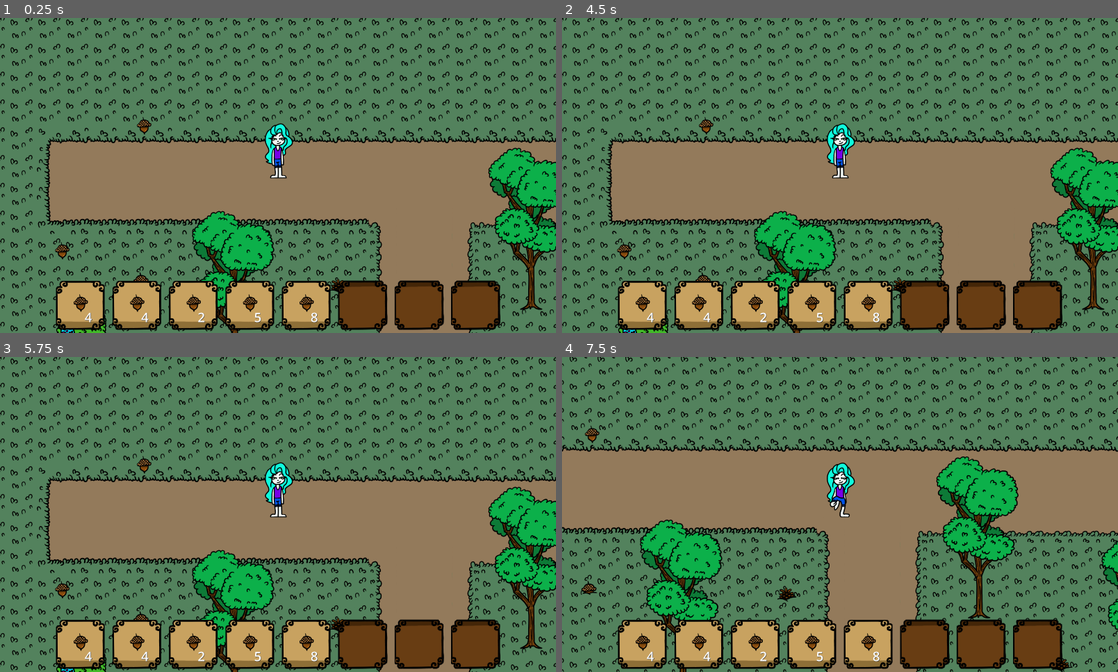
Above: before the commit, frames 1-4 (two rows, left to right).
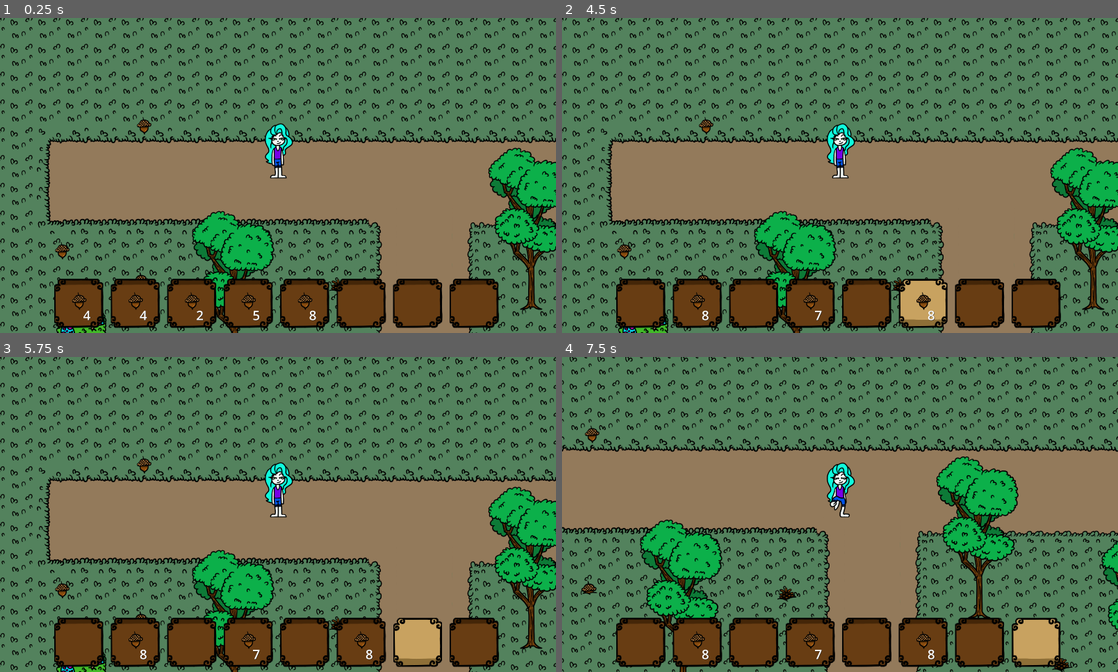
Above: after the commit, the same moments.

Repository: KenzieLippa/nedialFalls
Game: Godot game, scene res://Scenes/Test.tscn
Same seed, same stepped clock (60 frames per second), same inputs: the game is played once before the commit and once after it.
Inputs (mouse positions are in pixels of both pictures, inside the frame that each line leads up to; where the layout moved, square brackets give the same spot in the first picture):
- Up to frame 1 (0.25 s): no input
- Up to frame 2 (4.5 s): click (639, 304) at 0.5 s; click (695, 304) [701, 304] at 1.25 s; click (751, 304) [756, 304] at 2 s; click (812, 304) at 2.75 s; click (867, 304) at 3.5 s; click (923, 304) at 4.25 s
- Up to frame 3 (5.75 s): click (417, 643) at 5 s
- Up to frame 4 (7.5 s): click (1034, 643) [1040, 643] at 5.75 s; tap Enter at 6.5 s; move the mouse to (962, 498) at 6.52 s; hold D (move_right) 6.53-7.28 s; right-click (962, 498) at 6.6 s; move the mouse to (728, 530) at 7.27 s; hold S (move_down) from 7.28 s (still down); right-click (728, 530) at 7.35 s

The runs differ from the first frame. In frame 1, 8.1% of the frame differs, in the area x 9-90%, y 82-100%; in frame 2, 9.0%; in frame 3, 9.1%; in frame 4, 9.2%.

Commit message:
fixed inventory

Diff:
--- /dev/null
+++ b/Scenes/GUI/Inventory.gd
@@ -0,0 +1,11 @@
+extends GridContainer
+class_name InventoryBar
+
+# Called when the node enters the scene tree for the first time.
+func _ready():
+	pass # Replace with function body.
+
+
+# Called every frame. 'delta' is the elapsed time since the previous frame.
+func _process(delta):
+	pass
--- a/Scenes/GUI/Slot.gd
+++ b/Scenes/GUI/Slot.gd
@@ -6,17 +6,25 @@
 @onready var inventory = preload("res://Scripts/playerInventory.tres")
 var itemStackGui : ItemStackGui
 var index : int
-
+var parent_node = null #no parent by default
+#get the parent in the ready function
+func _ready():
+	parent_node = get_parent()
+	#if is_instance_valid(parent_node):
+		#isHotbar()
 func insert(isg):
 	itemStackGui = isg
-	background.frame = 0
+	#background.frame = 0
 	#add as a child
 
 	container.add_child(itemStackGui)
 
 	#reasons to not call
-	if !itemStackGui.inventorySlot || inventory.slots[index] == itemStackGui.inventorySlot: return
-	inventory.insertSlot(index, itemStackGui.inventorySlot)
+	#isHotbar()
+	if is_instance_valid(parent_node):
+		if isHotbar():
+			if !itemStackGui.inventorySlot || inventory.slots[index] == itemStackGui.inventorySlot: return
+			inventory.insertSlot(index, itemStackGui.inventorySlot, inventory.slots)
 
 
 
@@ -24,12 +32,27 @@
 	var item = itemStackGui
 
 	#also call remove slot
-	inventory.removeSlot(itemStackGui.inventorySlot)
+	inventory.removeSlot(itemStackGui.inventorySlot, inventory.slots)
 	container.remove_child(itemStackGui)
 	itemStackGui = null
-	background.frame = 1
+	#background.frame = 0
 	return item
 
 
 func isEmpty():
 	return !itemStackGui
+
+func isHotbar():
+	if parent_node is HotbarSlot:
+		#print("parent is hotbar")
+		return true
+	elif parent_node is InventoryBar:
+		#print("parent is inventory slot")
+		return false
+	#will need to be changed if this gets messed up, potentially look for a way to standardize it
+
+func selected():
+	background.frame = 0
+
+func deselect():
+	background.frame = 1
--- a/Scenes/GUI/inventory_gui.gd
+++ b/Scenes/GUI/inventory_gui.gd
@@ -3,19 +3,24 @@
 signal opened
 signal closed
 var isOpen = false
+var selected_button: Button = null
 
 #preload the inventory, can load a resource in multiple places
 @onready var inventory: Inventory = preload("res://Scripts/playerInventory.tres")
 
 @onready var itemStackGuiClass = preload("res://Scenes/Items/ItemStackGUI.tscn")
-@onready var hotbar_slots = $NinePatchRect/HotbarSlots.get_children()
+@onready var hotbar_slots = $Hotbar.get_children()
+
+#@onready var hotbar_slots = $NinePatchRect/HotbarSlots.get_children()
+@onready var inventory_window = $InventoryWindow
 
 #get all the children slots
-@onready var slots: Array = hotbar_slots + $NinePatchRect/GridContainer.get_children()
+@onready var slots: Array = hotbar_slots + $InventoryWindow/GridContainer.get_children()
 
 var itemInHand: ItemStackGui
 var oldIndex: int = -1
 var locked = false
+var i : int
 
 func _ready():
 	connectSlots()
@@ -46,12 +51,12 @@
 		itemStackGui.inventorySlot = inventorySlot
 		itemStackGui.update()
 func open():
-	visible = true
+	inventory_window.visible = true
 	isOpen = true
 	opened.emit()
 
 func close():
-	visible = false
+	inventory_window.visible = false
 	isOpen = false
 	closed.emit()
 
@@ -60,6 +65,13 @@
 #recieve button signal want to figure out which button cliccked
 func onSlotClicked(slot):
 	if locked: return
+	#see if our current selected button is the selected button
+	if selected_button != slot and selected_button != null:
+		#deselect old button
+		selected_button.deselect()
+	#select new button
+	selected_button = slot
+	selected_button.selected()
 	if slot.isEmpty():
 		if !itemInHand: return
 
--- a/Scenes/GUI/inventory_gui.tscn
+++ b/Scenes/GUI/inventory_gui.tscn
@@ -1,8 +1,10 @@
-[gd_scene load_steps=4 format=3 uid="uid://cnagahn5mbxe0"]
+[gd_scene load_steps=6 format=3 uid="uid://cnagahn5mbxe0"]
 
 [ext_resource type="Texture2D" uid="uid://ba7dxifqd3ste" path="res://Sprites/UI/SmileTextbox.png" id="1_8e3g2"]
 [ext_resource type="Script" path="res://Scenes/GUI/inventory_gui.gd" id="1_ub1fj"]
 [ext_resource type="PackedScene" uid="uid://cu003h3xoi7ok" path="res://Scenes/GUI/Slot.tscn" id="2_qpilf"]
+[ext_resource type="Script" path="res://Scenes/GUI/Inventory.gd" id="3_3jcxa"]
+[ext_resource type="PackedScene" uid="uid://bfs8r3bxd8bpw" path="res://Scripts/hotbar.tscn" id="4_267e0"]
 
 [node name="InventoryGui" type="Control"]
 custom_minimum_size = Vector2(2199, 967)
@@ -12,7 +14,7 @@
 offset_bottom = 967.0
 script = ExtResource("1_ub1fj")
 
-[node name="NinePatchRect" type="NinePatchRect" parent="."]
+[node name="InventoryWindow" type="NinePatchRect" parent="."]
 layout_mode = 0
 offset_right = 2211.0
 offset_bottom = 944.0
@@ -22,96 +24,97 @@
 patch_margin_right = 30
 patch_margin_bottom = 32
 
-[node name="HotbarSlots" type="HBoxContainer" parent="NinePatchRect"]
-layout_mode = 0
-offset_left = 71.0
-offset_top = 78.0
-offset_right = 2147.0
-offset_bottom = 334.0
-
-[node name="Slot" parent="NinePatchRect/HotbarSlots" instance=ExtResource("2_qpilf")]
-layout_mode = 2
-
-[node name="Slot2" parent="NinePatchRect/HotbarSlots" instance=ExtResource("2_qpilf")]
-layout_mode = 2
-
-[node name="Slot3" parent="NinePatchRect/HotbarSlots" instance=ExtResource("2_qpilf")]
-layout_mode = 2
-
-[node name="Slot4" parent="NinePatchRect/HotbarSlots" instance=ExtResource("2_qpilf")]
-layout_mode = 2
-
-[node name="Slot5" parent="NinePatchRect/HotbarSlots" instance=ExtResource("2_qpilf")]
-layout_mode = 2
-
-[node name="Slot6" parent="NinePatchRect/HotbarSlots" instance=ExtResource("2_qpilf")]
-layout_mode = 2
-
-[node name="Slot7" parent="NinePatchRect/HotbarSlots" instance=ExtResource("2_qpilf")]
-layout_mode = 2
-
-[node name="Slot8" parent="NinePatchRect/HotbarSlots" instance=ExtResource("2_qpilf")]
-layout_mode = 2
-
-[node name="GridContainer" type="GridContainer" parent="NinePatchRect"]
+[node name="GridContainer" type="GridContainer" parent="InventoryWindow"]
 layout_mode = 1
 anchors_preset = 8
 anchor_left = 0.5
 anchor_top = 0.5
 anchor_right = 0.5
 anchor_bottom = 0.5
-offset_left = -1033.5
-offset_top = -106.0
-offset_right = 1052.5
-offset_bottom = 706.0
+offset_left = -1032.5
+offset_top = -417.0
+offset_right = 1053.5
+offset_bottom = 395.0
 grow_horizontal = 2
 grow_vertical = 2
 columns = 8
+script = ExtResource("3_3jcxa")
 
-[node name="Slot9" parent="NinePatchRect/GridContainer" instance=ExtResource("2_qpilf")]
+[node name="Slot" parent="InventoryWindow/GridContainer" instance=ExtResource("2_qpilf")]
 layout_mode = 2
 
-[node name="Slot10" parent="NinePatchRect/GridContainer" instance=ExtResource("2_qpilf")]
+[node name="Slot2" parent="InventoryWindow/GridContainer" instance=ExtResource("2_qpilf")]
 layout_mode = 2
 
-[node name="Slot11" parent="NinePatchRect/GridContainer" instance=ExtResource("2_qpilf")]
+[node name="Slot3" parent="InventoryWindow/GridContainer" instance=ExtResource("2_qpilf")]
 layout_mode = 2
 
-[node name="Slot12" parent="NinePatchRect/GridContainer" instance=ExtResource("2_qpilf")]
+[node name="Slot4" parent="InventoryWindow/GridContainer" instance=ExtResource("2_qpilf")]
 layout_mode = 2
 
-[node name="Slot13" parent="NinePatchRect/GridContainer" instance=ExtResource("2_qpilf")]
+[node name="Slot5" parent="InventoryWindow/GridContainer" instance=ExtResource("2_qpilf")]
 layout_mode = 2
 
-[node name="Slot14" parent="NinePatchRect/GridContainer" instance=ExtResource("2_qpilf")]
+[node name="Slot6" parent="InventoryWindow/GridContainer" instance=ExtResource("2_qpilf")]
 layout_mode = 2
 
-[node name="Slot15" parent="NinePatchRect/GridContainer" instance=ExtResource("2_qpilf")]
+[node name="Slot7" parent="InventoryWindow/GridContainer" instance=ExtResource("2_qpilf")]
 layout_mode = 2
 
-[node name="Slot16" parent="NinePatchRect/GridContainer" instance=ExtResource("2_qpilf")]
+[node name="Slot8" parent="InventoryWindow/GridContainer" instance=ExtResource("2_qpilf")]
 layout_mode = 2
 
-[node name="Slot17" parent="NinePatchRect/GridContainer" instance=ExtResource("2_qpilf")]
+[node name="Slot9" parent="InventoryWindow/GridContainer" instance=ExtResource("2_qpilf")]
 layout_mode = 2
 
-[node name="Slot18" parent="NinePatchRect/GridContainer" instance=ExtResource("2_qpilf")]
+[node name="Slot10" parent="InventoryWindow/GridContainer" instance=ExtResource("2_qpilf")]
 layout_mode = 2
 
-[node name="Slot19" parent="NinePatchRect/GridContainer" instance=ExtResource("2_qpilf")]
+[node name="Slot11" parent="InventoryWindow/GridContainer" instance=ExtResource("2_qpilf")]
 layout_mode = 2
 
-[node name="Slot20" parent="NinePatchRect/GridContainer" instance=ExtResource("2_qpilf")]
+[node name="Slot12" parent="InventoryWindow/GridContainer" instance=ExtResource("2_qpilf")]
 layout_mode = 2
 
-[node name="Slot21" parent="NinePatchRect/GridContainer" instance=ExtResource("2_qpilf")]
+[node name="Slot13" parent="InventoryWindow/GridContainer" instance=ExtResource("2_qpilf")]
 layout_mode = 2
 
-[node name="Slot22" parent="NinePatchRect/GridContainer" instance=ExtResource("2_qpilf")]
+[node name="Slot14" parent="InventoryWindow/GridContainer" instance=ExtResource("2_qpilf")]
 layout_mode = 2
 
-[node name="Slot23" parent="NinePatchRect/GridContainer" instance=ExtResource("2_qpilf")]
+[node name="Slot15" parent="InventoryWindow/GridContainer" instance=ExtResource("2_qpilf")]
 layout_mode = 2
 
-[node name="Slot24" parent="NinePatchRect/GridContainer" instance=ExtResource("2_qpilf")]
+[node name="Slot16" parent="InventoryWindow/GridContainer" instance=ExtResource("2_qpilf")]
 layout_mode = 2
+
+[node name="Slot17" parent="InventoryWindow/GridContainer" instance=ExtResource("2_qpilf")]
+layout_mode = 2
+
+[node name="Slot18" parent="InventoryWindow/GridContainer" instance=ExtResource("2_qpilf")]
+layout_mode = 2
+
+[node name="Slot19" parent="InventoryWindow/GridContainer" instance=ExtResource("2_qpilf")]
+layout_mode = 2
+
+[node name="Slot20" parent="InventoryWindow/GridContainer" instance=ExtResource("2_qpilf")]
+layout_mode = 2
+
+[node name="Slot21" parent="InventoryWindow/GridContainer" instance=ExtResource("2_qpilf")]
+layout_mode = 2
+
+[node name="Slot22" parent="InventoryWindow/GridContainer" instance=ExtResource("2_qpilf")]
+layout_mode = 2
+
+[node name="Slot23" parent="InventoryWindow/GridContainer" instance=ExtResource("2_qpilf")]
+layout_mode = 2
+
+[node name="Slot24" parent="InventoryWindow/GridContainer" instance=ExtResource("2_qpilf")]
+layout_mode = 2
+
+[node name="Hotbar" parent="." instance=ExtResource("4_267e0")]
+layout_mode = 0
+offset_left = 54.0
+offset_top = 943.0
+offset_right = 2130.0
+offset_bottom = 1199.0
--- a/Scenes/Items/CollectableParent.gd
+++ b/Scenes/Items/CollectableParent.gd
@@ -4,5 +4,5 @@
 #so that we can tie it to its resource
 
 func collect(inventory: Inventory):
-	inventory.insert(itemRes)
+	inventory.insert(itemRes, inventory.slots)
 	queue_free()
--- a/Scenes/Test.tscn
+++ b/Scenes/Test.tscn
@@ -12,7 +12,6 @@
 [ext_resource type="PackedScene" uid="uid://cnagahn5mbxe0" path="res://Scenes/GUI/inventory_gui.tscn" id="10_7gby8"]
 [ext_resource type="Script" path="res://Scenes/GUI.gd" id="10_gfm1o"]
 [ext_resource type="PackedScene" uid="uid://dmswx8u6tp14d" path="res://Scenes/Items/acorn.tscn" id="12_ad46a"]
-[ext_resource type="PackedScene" uid="uid://bfs8r3bxd8bpw" path="res://Scripts/hotbar.tscn" id="12_rityy"]
 
 [node name="Node2D" type="Node2D"]
 
@@ -85,19 +84,6 @@
 grow_horizontal = 2
 grow_vertical = 2
 
-[node name="Hotbar" parent="GUI" instance=ExtResource("12_rityy")]
-anchors_preset = 7
-anchor_left = 0.5
-anchor_top = 1.0
-anchor_right = 0.5
-anchor_bottom = 1.0
-offset_left = -1038.0
-offset_top = -256.0
-offset_right = 1038.0
-offset_bottom = 0.0
-grow_horizontal = 2
-grow_vertical = 0
-
 [node name="Acorn" parent="." instance=ExtResource("12_ad46a")]
 position = Vector2(-391, 1588)
 
--- a/Scripts/HotbarSlot.gd
+++ b/Scripts/HotbarSlot.gd
@@ -7,11 +7,11 @@
 func update_to_slot(slot):
 	if !slot.item:
 		itemStackGui.visible = false
-		background.frame = 1
+		#background.frame = 1
 		return
 
 	itemStackGui.inventorySlot = slot
 	itemStackGui.update()
 	itemStackGui.visible = true
 
-	background.frame = 0
+	#background.frame = 0
--- a/Scripts/Inventory.gd
+++ b/Scripts/Inventory.gd
@@ -4,10 +4,12 @@
 class_name Inventory
 
 signal updated
+const InventorySlot = preload("res://Scripts/InventorySlot.gd")
+@export var slots: Array[InventorySlot]
+#i dont think im using this currently
+#@export var hotbarSlots: Array[InventorySlot]
 
-@export var slots: Array[InventorySlot]
-
-func insert(item : InventoryItem):
+func insert(item : InventoryItem, slotType):
 	#garbage method
 	#for slot in slots:
 		##check if in slot
@@ -33,7 +35,7 @@
 			#slots[i].amount = 1
 			#updated.emit()
 			#return
-	var itemSlots = slots.filter(func(slot):return slot.item == item && slot.amount < slot.item.maxPerSlot)
+	var itemSlots = slotType.filter(func(slot):return slot.item == item && slot.amount < slot.item.maxPerSlot)
 	if !itemSlots.is_empty():
 		itemSlots[0].amount +=1
 	else:
@@ -44,15 +46,15 @@
 
 	updated.emit()
 
-func removeSlot(inventorySlot):
-	var index = slots.find(inventorySlot)
+func removeSlot(inventorySlot, slotType):
+	var index = slotType.find(inventorySlot)
 	if index < 0: return #not there
 
-	slots[index] = InventorySlot.new()
+	slotType[index] = InventorySlot.new()
 	updated.emit()
 
-func insertSlot(index, inventorySlot):
+func insertSlot(index, inventorySlot, slotType):
 	#var oldIndex = slots.find(inventorySlot)
 	#removeItemAtIndex(oldIndex)
-	slots[index] = inventorySlot
+	slotType[index] = inventorySlot
 	updated.emit()
--- a/Scripts/hotbar.gd
+++ b/Scripts/hotbar.gd
@@ -1,7 +1,9 @@
 extends HBoxContainer
 
+class_name HotbarSlot
 @onready var inventory = preload("res://Scripts/playerInventory.tres")
 @onready var slots : Array = get_children()
+
 # Called when the node enters the scene tree for the first time.
 func _ready():
 	update() # Replace with function body.
@@ -11,4 +13,4 @@
 func update():
 	for i in range(slots.size()):
 		var inventory_slot = inventory.slots[i]
-		slots[i].update_to_slot(inventory_slot)
+		#slots[i].update_to_slot(inventory_slot)
--- a/Scripts/hotbar.tscn
+++ b/Scripts/hotbar.tscn
@@ -1,33 +1,33 @@
 [gd_scene load_steps=3 format=3 uid="uid://bfs8r3bxd8bpw"]
 
 [ext_resource type="Script" path="res://Scripts/hotbar.gd" id="1_babjm"]
-[ext_resource type="PackedScene" uid="uid://conxtfa6dbeih" path="res://Scripts/HotbarSlot.tscn" id="1_v08hn"]
+[ext_resource type="PackedScene" uid="uid://cu003h3xoi7ok" path="res://Scenes/GUI/Slot.tscn" id="1_f1gwi"]
 
 [node name="Hotbar" type="HBoxContainer"]
 offset_right = 40.0
 offset_bottom = 40.0
 script = ExtResource("1_babjm")
 
-[node name="Slot" parent="." instance=ExtResource("1_v08hn")]
+[node name="Slot" parent="." instance=ExtResource("1_f1gwi")]
 layout_mode = 2
 
-[node name="Slot2" parent="." instance=ExtResource("1_v08hn")]
+[node name="Slot2" parent="." instance=ExtResource("1_f1gwi")]
 layout_mode = 2
 
-[node name="Slot3" parent="." instance=ExtResource("1_v08hn")]
+[node name="Slot3" parent="." instance=ExtResource("1_f1gwi")]
 layout_mode = 2
 
-[node name="Slot4" parent="." instance=ExtResource("1_v08hn")]
+[node name="Slot4" parent="." instance=ExtResource("1_f1gwi")]
 layout_mode = 2
 
-[node name="Slot5" parent="." instance=ExtResource("1_v08hn")]
+[node name="Slot5" parent="." instance=ExtResource("1_f1gwi")]
 layout_mode = 2
 
-[node name="Slot6" parent="." instance=ExtResource("1_v08hn")]
+[node name="Slot6" parent="." instance=ExtResource("1_f1gwi")]
 layout_mode = 2
 
-[node name="Slot7" parent="." instance=ExtResource("1_v08hn")]
+[node name="Slot7" parent="." instance=ExtResource("1_f1gwi")]
 layout_mode = 2
 
-[node name="Slot8" parent="." instance=ExtResource("1_v08hn")]
+[node name="Slot8" parent="." instance=ExtResource("1_f1gwi")]
 layout_mode = 2
Not shown: 1 places in Scenes/Test.tscn that only renumber resources
Not shown, added: Scenes/GUI/Slo7A8.tmp
